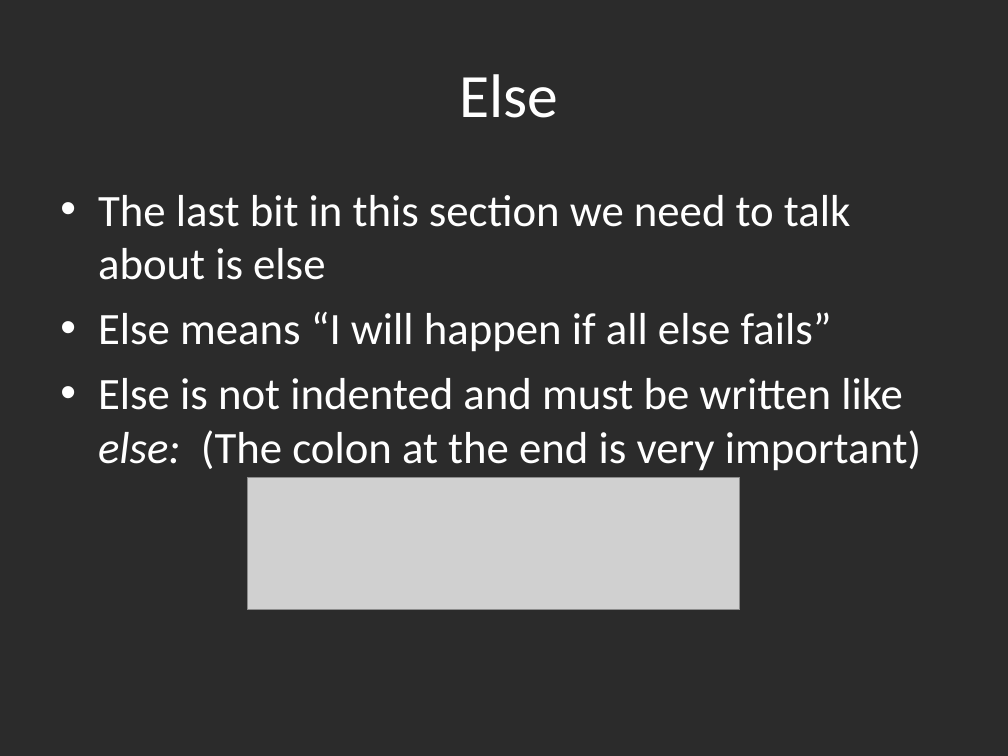
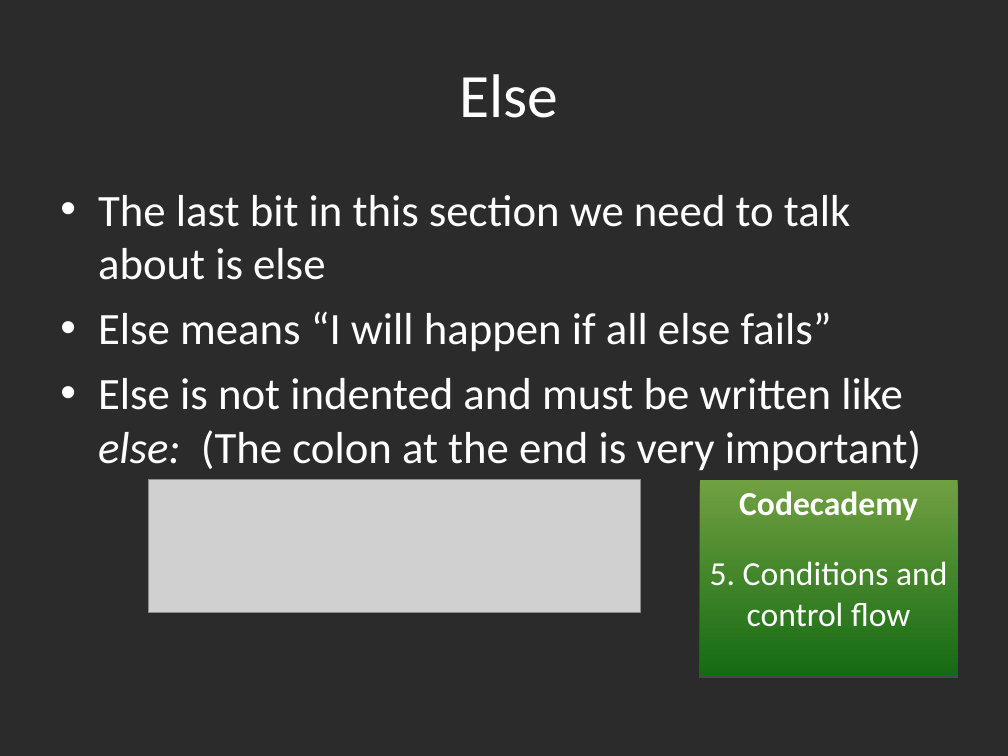
Before and after one commit to gbaman/RaspberryPi-Teaching-Materials, a slide deck: slide 23 of Powerpoints/Python 3.3.ppt (slide 20 before the commit). Drawn at 1008x756 pixels with LibreOffice and Linux fonts; fonts in the diff are those of the drawing; grey boxes stand for pictures; background and template pictures are left out; a plain dark background stands for a picture behind light text. Boxes give left, top, right and bottom in pixels: in the first picture for what was removed or moved away, otherwise in the second. Text is boxed around its words. In the diff, an @@ line names an element or a change of style, - is before the commit and + after.

Commit message:
Now includes codecademy links

```diff
--- a/Powerpoints/Python 3.3.ppt
+++ b/Powerpoints/Python 3.3.ppt
@@ picture: place and size @@
-picture at (247,478,740,610)
+picture at (148,480,641,612)
@@ rectangle added at (700,480,958,675), fill gradient #71A042 to #156B13, 24 pt, text #FFFFFF @@
+Codecademy
+5. Conditions and control flow
```
Also in this commit, not shown: 16 other slides changed, 4 slides added, 1 slide removed.
